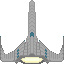
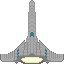
The second 64×64 image is a revision of the first. Changes to its layers:
painted on "Layer 5" over [0, 36, 64, 59]
